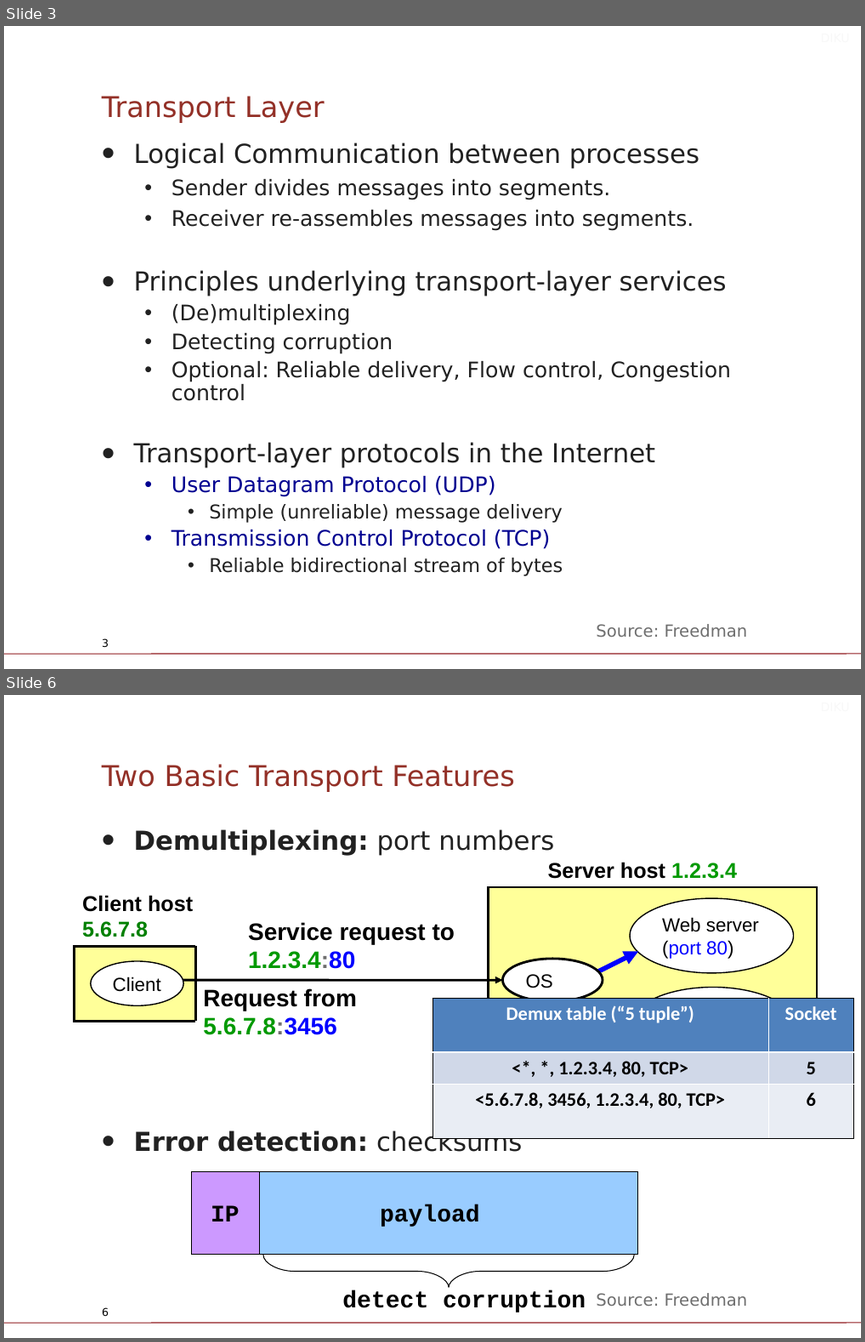
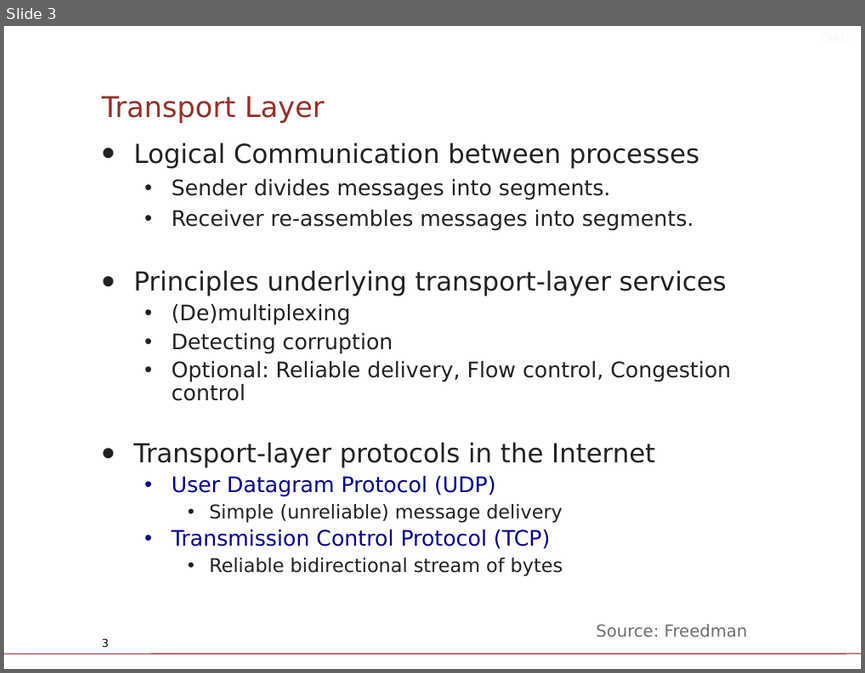
Before and after one commit to diku-compSys/compSys-e2021-pub, a slide deck: lectures/211110_tcp/slides.odp. Shown one above the other, each under a label of ours: slides 3 and 6 before the commit, slide 3 after it; the slides between them are not shown. The pictures are 865x1342 and 865x673 pixels, drawn with LibreOffice and Linux fonts; fonts in the diff are those of the drawing; background and template pictures are left out. Boxes give left, top, right and bottom in pixels: in the first picture for what was removed or moved away, otherwise in the second. Text is boxed around its words. In the diff, an @@ line names an element or a change of style, - is before the commit and + after.

```diff
--- a/lectures/211110_tcp/slides.odp
+++ b/lectures/211110_tcp/slides.odp
@@ slide 6 removed at (x1=4, y1=695, x2=861, y2=1338), background #FFFFFF; not listed: 1 template element that a slide beside it also shows @@
@@ text removed at (x1=273, y1=695, x2=858, y2=720) @@
-DIKU
@@ title removed at (x1=102, y1=764, x2=514, y2=792) @@
-Two Basic Transport Features
@@ text removed at (x1=134, y1=829, x2=554, y2=1151) @@
-• Demultiplexing: port numbers
-• Error detection: checksums
@@ text removed at (x1=548, y1=862, x2=737, y2=879) @@
-Server host 1.2.3.4
@@ text removed at (x1=82, y1=895, x2=193, y2=937) @@
-Client host
-5.6.7.8
@@ rectangle removed at (x1=488, y1=887, x2=817, y2=1073) @@
@@ ellipse removed at (x1=630, y1=898, x2=793, y2=973) @@
-Web server
-(port 80)
@@ text removed at (x1=248, y1=922, x2=454, y2=969) @@
-Service request to
-1.2.3.4:80
@@ rectangle removed at (x1=75, y1=946, x2=196, y2=1021) @@
@@ ellipse removed at (x1=91, y1=961, x2=183, y2=1006) @@
-Client
@@ ellipse removed at (x1=503, y1=958, x2=603, y2=1001) @@
-OS
@@ arrow removed from (596, 973) to (638, 951) @@
@@ arrow removed from (182, 980) to (503, 980) @@
@@ text removed at (x1=203, y1=988, x2=357, y2=1035) @@
-Request from
-5.6.7.8:3456
@@ table removed at (x1=432, y1=998, x2=854, y2=1138), 3 rows, 2 columns @@
-Demux table (“5 tuple”) | Socket
-<*, *, 1.2.3.4, 80, TCP> | 5
-<5.6.7.8, 3456, 1.2.3.4, 80, TCP> | 6
@@ ellipse removed at (x1=631, y1=987, x2=794, y2=1061) @@
-Echo server
-(port 7)
@@ group removed at (x1=192, y1=1171, x2=638, y2=1312): 3 texts, 2 rectangles, 1 freeform shape @@
-IP
-payload
-detect corruption
@@ text removed at (x1=596, y1=1293, x2=748, y2=1305) @@
-Source: Freedman
@@ page number removed at (x1=102, y1=1307, x2=109, y2=1315) @@
-6
```
Also in this commit, not shown: 3 slides changed, 5 other slides removed, 2 other files.
